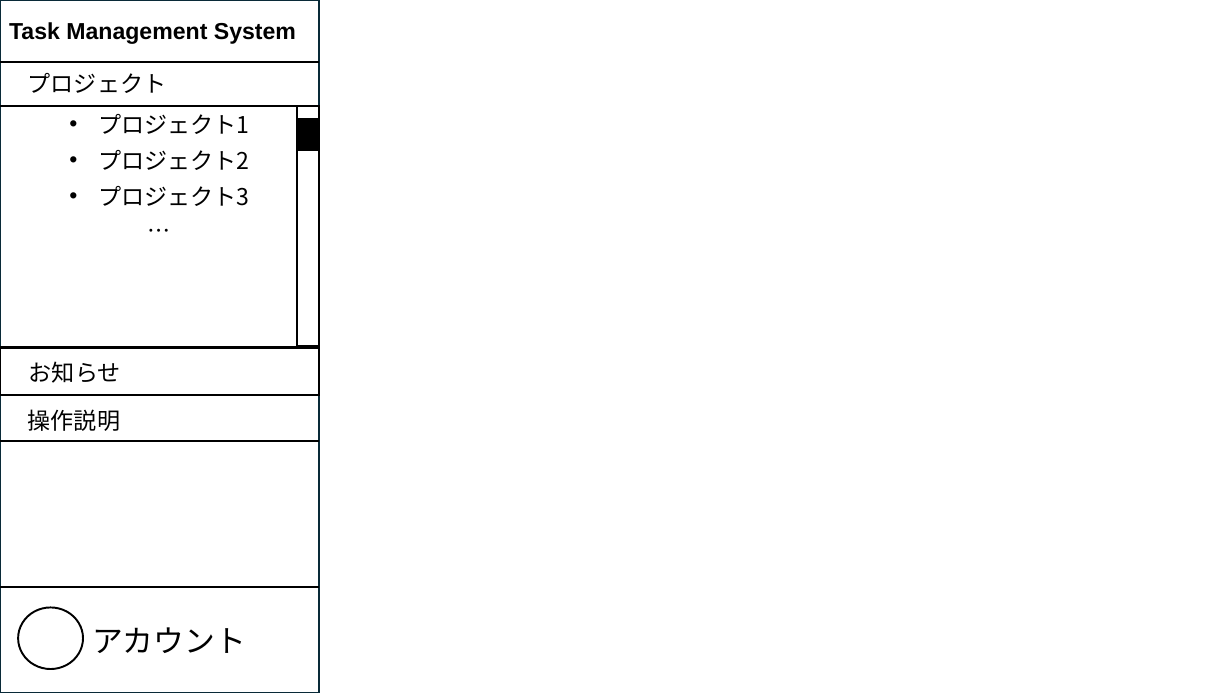
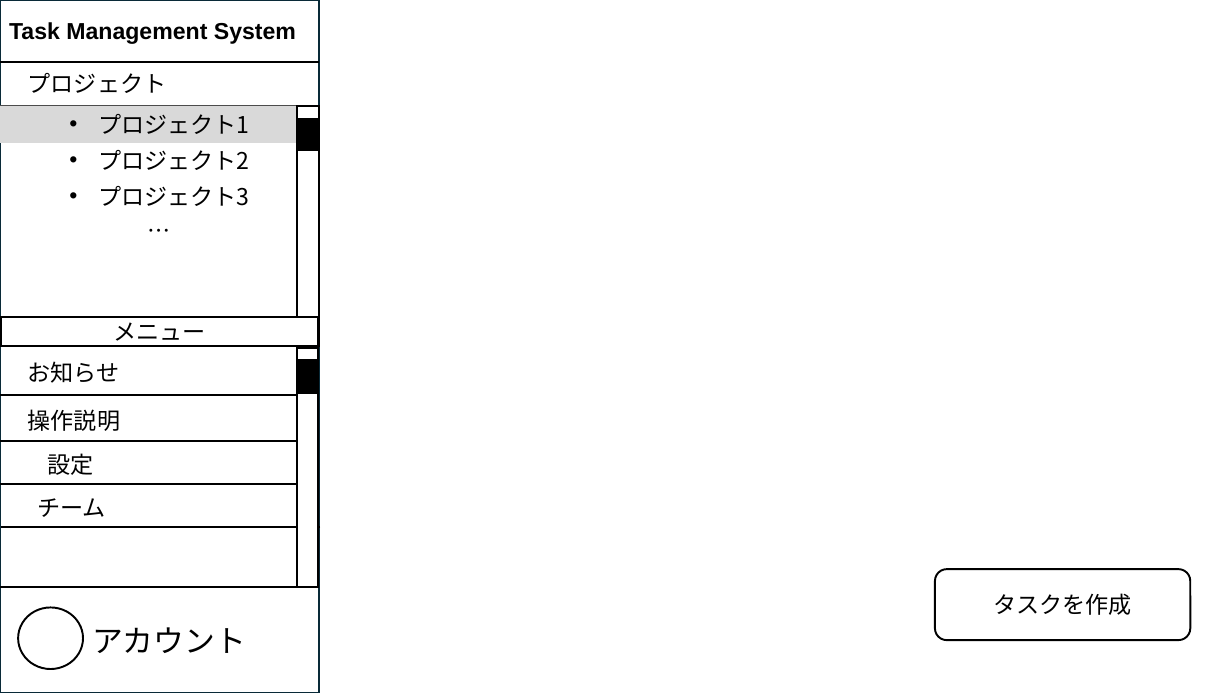
Before and after one commit to SanaeProject/TMSProject, a slide deck: slide 2 of UIデザイン.pptx (slide 1 before the commit). Drawn at 1232x693 pixels with LibreOffice and Linux fonts; fonts in the diff are those of the drawing. Boxes give left, top, right and bottom in pixels: in the first picture for what was removed or moved away, otherwise in the second. Text is boxed around its words. In the diff, an @@ line names an element or a change of style, - is before the commit and + after.

Commit message:
added ui design

```diff
--- a/UIデザイン.pptx
+++ b/UIデザイン.pptx
@@ rectangle "プロジェクト1": place and size @@
-rectangle "プロジェクト1" at [98, 114, 249, 134]
+rectangle "プロジェクト1" at [0, 105, 319, 142]
@@ rectangle "プロジェクト1" at [0, 105, 319, 142]: fill none to #D9D9D9 @@
@@ rectangle added at [1, 317, 318, 347], fill #FFFFFF, outline #000000 1.5 pt, 18 pt, text #000000 @@
+メニュー
@@ rectangle removed at [0, 348, 319, 395] @@
@@ rectangle added at [297, 348, 318, 588], fill #FFFFFF, outline #000000 1.5 pt @@
@@ rectangle added at [297, 360, 318, 393], fill #000000, outline #000000 1.5 pt @@
@@ text added at [47, 453, 93, 475], 18 pt, text #000000 @@
+設定
@@ line added from (319, 484) to (0, 484), #000000 1.5 pt @@
@@ text added at [37, 498, 106, 517], 18 pt, text #000000 @@
+チーム
@@ line added from (320, 527) to (1, 527), #000000 1.5 pt @@
@@ rounded rectangle added at [935, 569, 1190, 640], fill #FFFFFF, outline #000000 1.5 pt, 18 pt, text #000000 @@
+タスクを作成
```
Also in this commit, not shown: 15 other slides changed, 2 slides added.
